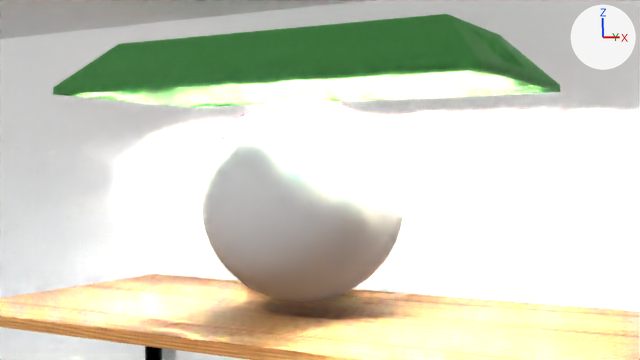
Renders of the Blender file Blenduary/terrarium.blend from each side of a commit.
The view is the same before and after, from the file's camera 'Camera'. The lights are fixed; the arrows at upper right show +X, +Y and +Z.

Names of what the first picture shows: 'Cloud Cover', 'Cube', 'Cube.001', 'TerrariumLid'.
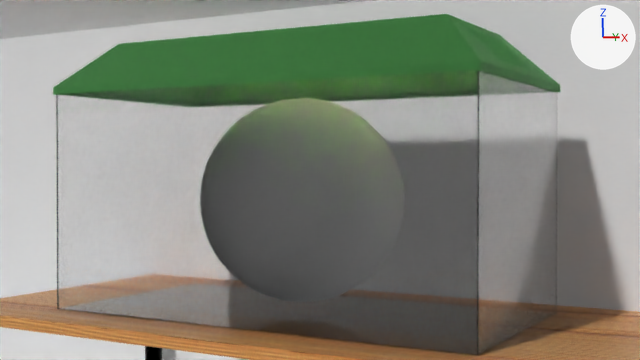
Commit message: Day 19: Terrarium update

Changed parts and their boxes (x1, y1, x2, y2) in the pictures (640 x 360 px):
'TerrariumGlass', shown: after (56, 71, 557, 356)
'Cloud Cover', unchanged, covered by the edit: before (201, 98, 405, 302)

What the commit changed:
Object 'TerrariumGlass' (ob_terrariumglass) is now shown.
